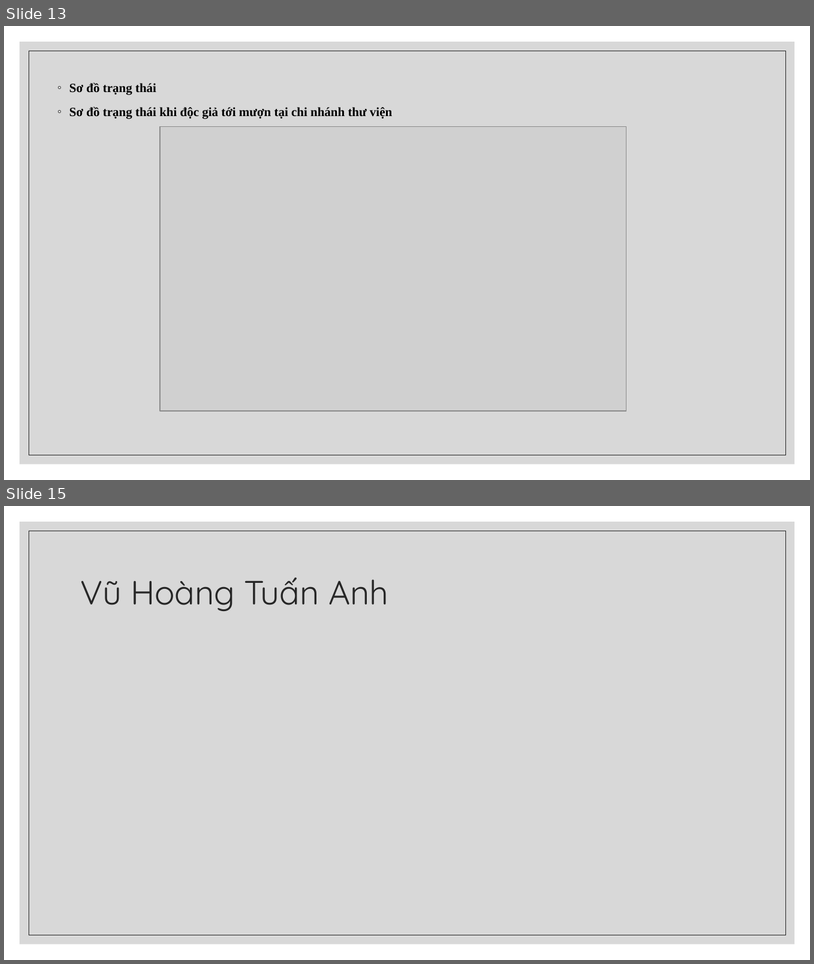
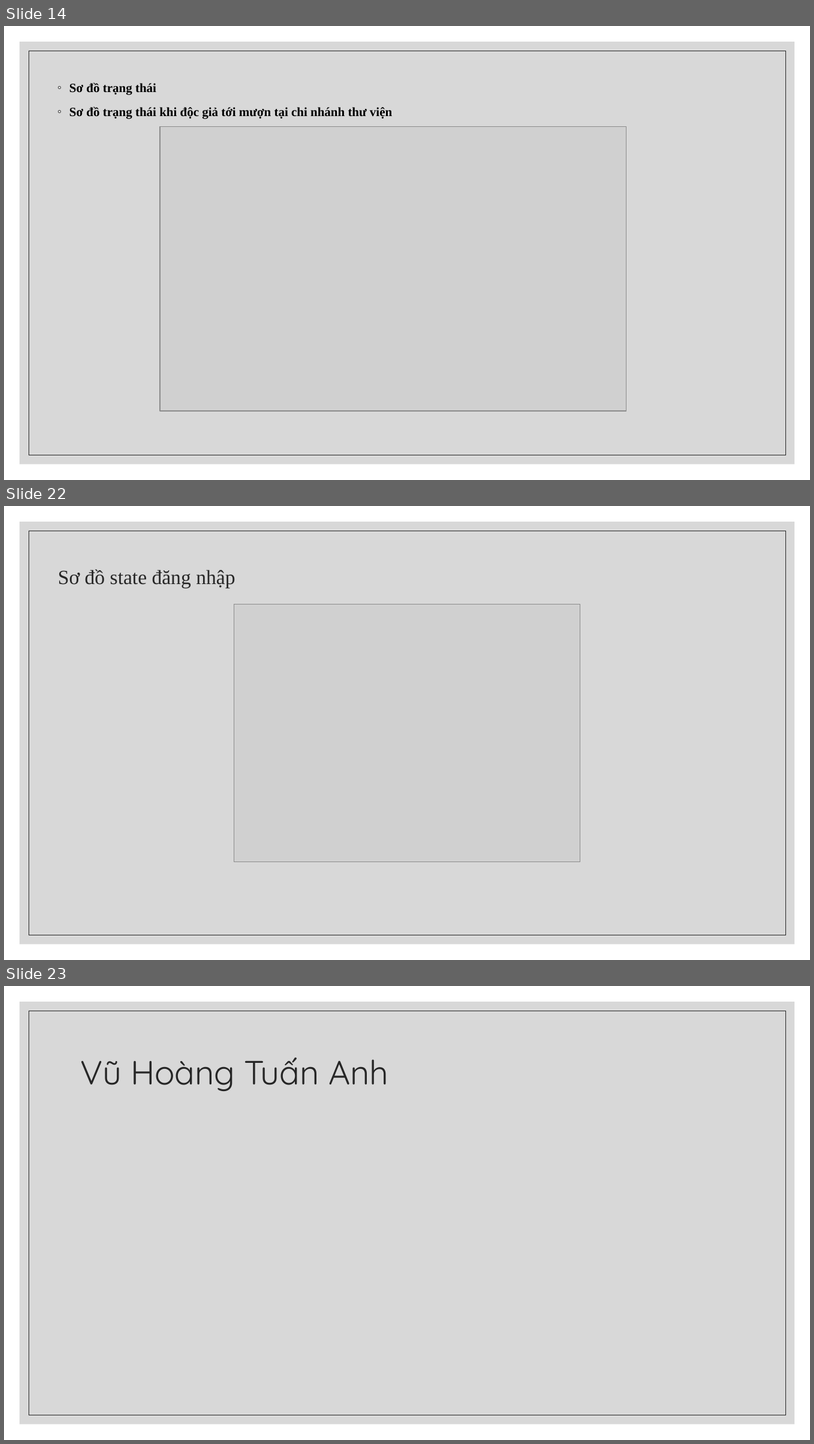
Before and after one commit to HuynhMinh02/THICUOIKI, a slide deck: src/baithicuoiki/Báo-cáo-đề-án-phát-triển-phần-mềm-OPEN-LIBRARY.pptx. Shown one above the other, each under a label of ours: slides 13 and 15 before the commit, slides 14, 22 and 23 after it; the slides between them are not shown. The pictures are 814x964 and 814x1444 pixels, drawn with LibreOffice and Linux fonts; fonts in the diff are those of the drawing; grey boxes stand for pictures. Boxes give left, top, right and bottom in pixels: in the first picture for what was removed or moved away, otherwise in the second. Text is boxed around its words. In the diff, an @@ line names an element or a change of style, - is before the commit and + after.

```diff
--- a/src/baithicuoiki/Báo-cáo-đề-án-phát-triển-phần-mềm-OPEN-LIBRARY.pptx
+++ b/src/baithicuoiki/Báo-cáo-đề-án-phát-triển-phần-mềm-OPEN-LIBRARY.pptx
@@ slide 22 added at (4,506,810,960), background #FFFFFF; not listed: 2 template elements that a slide beside it also shows @@
@@ title added at (58,569,235,588), 24 pt, text #262626 @@
+Sơ đồ state đăng nhập
@@ picture added at (234,604,581,862) @@
@@ what was slide 13 is now slide 14 @@
@@ what was slide 15 is now slide 23 @@
```
Also in this commit, not shown: 2 slides changed, 7 other slides added, 1 other file.
